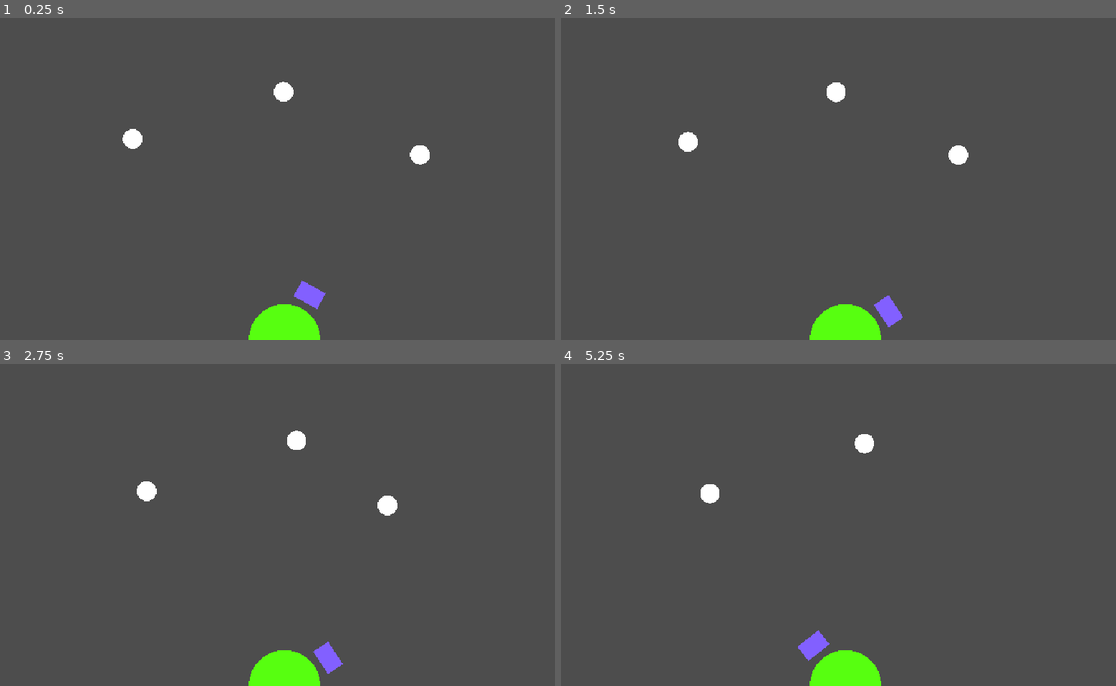
Above: before the commit, frames 1-4 (two rows, left to right).
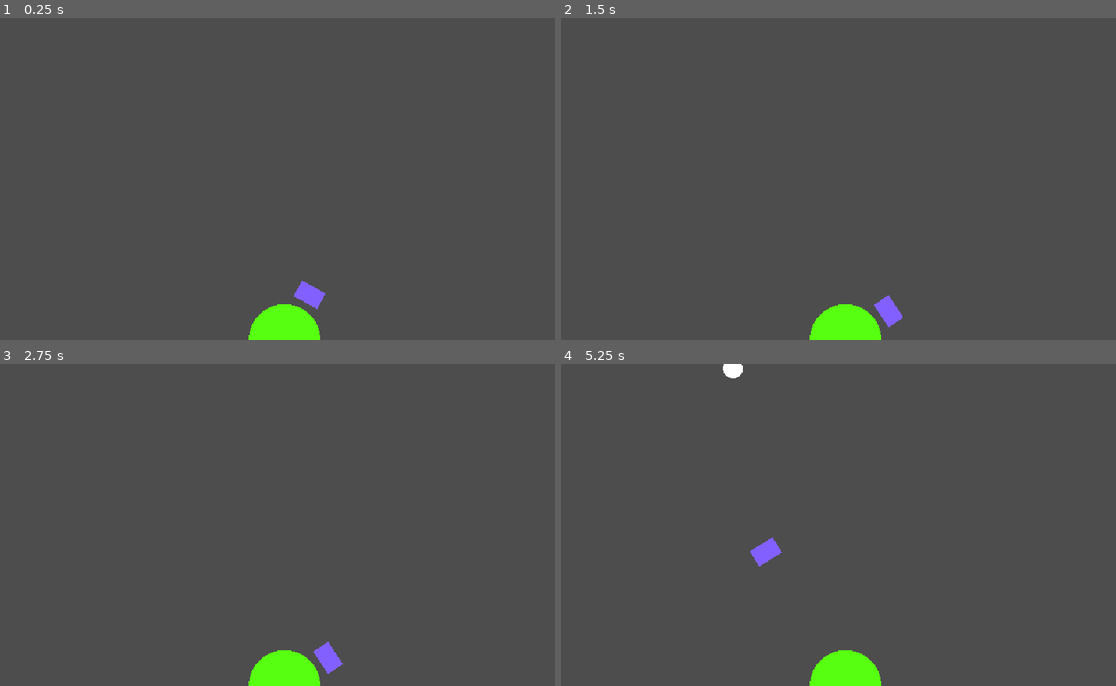
Above: after the commit, the same moments.

Repository: Dreamy-Sheeblings/frog
Game: Godot game, scene res://main/main.tscn
Two runs of this game, one before a commit and one after it. Both use one fixed random seed, a clock stepped at 60 frames per second and the inputs below.
Inputs:
- Up to frame 1 (0.25 s): no input
- Up to frame 2 (1.5 s): tap Enter (ui_accept) at 0.5, 0.77 s
- Up to frame 3 (2.75 s): tap Enter (ui_accept) at 1.52 s
- Up to frame 4 (5.25 s): tap Enter (ui_accept) at 3.02, 3.77, 4.52 s

The runs differ from the first frame. In frame 1, 0.5% of the frame differs, in the area x 22-78%, y 19-46%; in frame 2, 0.5%; in frame 3, 0.5%; in frame 4, 1.0%, in the area x 25-57%, y 0-93%.

Commit message:
feat: add insect spawner with flies

Diff:
--- a/characters/fly/fly.gd
+++ b/characters/fly/fly.gd
@@ -1,6 +1,9 @@
 class_name Fly
 extends Area2D
 
+@onready var state_timer := $StateTimer
+
+var alive: bool = false
 var base_radius := 20.0
 var radius_jitter := 5.0
 
@@ -13,30 +16,72 @@
 var phase_offset := 0.0
 var noise_seed_offset := 0.0
 
+enum States {
+	FLY_IN,
+	BUZZ,
+	FLY,
+	FLY_OUT,
+}
+
+var current_state = States.FLY_IN
+var fly_target: Vector2 = Vector2.ZERO
+var viewport_rect: Rect2
+
 func _ready() -> void:
 	randomize()
-	center = global_position
-	phase_offset = randf_range(0.0, TAU) # Random start angle
-	noise_seed_offset = randf_range(0.0, 1000.0) # Offset into the noise timeline
+
+	viewport_rect = get_viewport().get_visible_rect()
+	state_timer.timeout.connect(_on_mode_timer_timeout)
+	# Buzzing init
+	phase_offset = randf_range(0.0, TAU)
+	noise_seed_offset = randf_range(0.0, 1000.0)
 	noise.seed = randi()
 	noise.frequency = 0.8
 	noise.noise_type = FastNoiseLite.TYPE_SIMPLEX
+	# Flying into the screen
+	fly_target = Vector2(
+		randf_range(viewport_rect.position.x, viewport_rect.end.x),
+		randf_range(viewport_rect.position.y, viewport_rect.end.y - 120)
+	)
 
 func _process(delta: float) -> void:
+	if not alive:
+		center = global_position
+		alive = true
 
-	angle += delta * speed
+	else:
+		angle += delta * speed
+		var t := Time.get_ticks_msec() / 1000.0
 
-	var t := Time.get_ticks_msec() / 1000.0
+		match current_state:
+			States.FLY_IN:
+				center = center.move_toward(fly_target, 40 * delta)
+				if center.distance_to(fly_target) < 5.0:
+					current_state = States.BUZZ
+					_reset_timer()
+			States.FLY:
+				var to_target = fly_target - center
+				if to_target.length() < 5.0:
+					fly_target = Vector2(
+									randf_range(viewport_rect.position.x + 25, viewport_rect.end.x - 25),
+									randf_range(viewport_rect.position.y + 25, viewport_rect.end.y - 120)
+								)
+				else:
+					center += to_target.normalized() * 40 * delta
 
-	# Desynced noise
-	var jittered_radius = base_radius + noise.get_noise_1d(t + noise_seed_offset) * radius_jitter
+		var jittered_radius = base_radius + noise.get_noise_1d(t + noise_seed_offset) * radius_jitter
+		var offset_x = cos(angle + phase_offset) * jittered_radius
+		var offset_y = sin((angle + phase_offset) * 1.3) * jittered_radius * 0.6
+		var jitter = Vector2(randf_range(-1, 1), randf_range(-1, 1)) * 2.0
 
-	# Elliptical motion with desynced angle
-	var offset_x = cos(angle + phase_offset) * jittered_radius
-	var offset_y = sin((angle + phase_offset) * 1.3) * jittered_radius * 0.6
+		global_position = center + Vector2(offset_x, offset_y) + jitter
+		rotation = noise.get_noise_1d(t + 999 + noise_seed_offset) * 0.5
 
-	var jitter = Vector2(randf_range(-1, 1), randf_range(-1, 1)) * 2.0
+func _on_mode_timer_timeout() -> void:
+	# Toggle between BUZZ and FLY
+	current_state = States.FLY if current_state == States.BUZZ else States.BUZZ
+	_reset_timer()
 
-	global_position = center + Vector2(offset_x, offset_y) + jitter
-
-	rotation = noise.get_noise_1d(t + 999 + noise_seed_offset) * 0.5
+func _reset_timer() -> void:
+	state_timer.wait_time = randf_range(3.0, 5.0)
+	state_timer.start()
--- a/characters/fly/fly.tscn
+++ b/characters/fly/fly.tscn
@@ -12,6 +12,10 @@
 [node name="Fly" type="Area2D" groups=["edibles"]]
 script = ExtResource("1_w51ox")
 
+[node name="StateTimer" type="Timer" parent="."]
+wait_time = 5.0
+one_shot = true
+
 [node name="Sprite" type="MeshInstance2D" parent="."]
 mesh = SubResource("CapsuleMesh_v0pvl")
 
--- a/characters/frog/frog.gd
+++ b/characters/frog/frog.gd
@@ -1,6 +1,7 @@
 extends Node2D
 
 @onready var tongue = $Tongue
+@onready var tongue_cls = $Tongue/Cls
 
 var time: float = 0
 var original_position: Vector2
@@ -30,6 +31,7 @@
 func _process(delta: float) -> void:
 	match current_state:
 		States.SWAY:
+			tongue_cls.disabled = true
 			if Input.is_action_just_pressed("ui_accept"):
 				# Lock in the direction and prepare to shoot
 				shoot_direction = Vector2.UP.rotated(tongue.rotation)
@@ -40,6 +42,7 @@
 			tongue.rotation_degrees = angle_degrees
 
 		States.RELEASE_OUT:
+			tongue_cls.disabled = false
 			var move = shoot_direction * shoot_speed * delta
 			tongue.position += move
 			traveled_distance += move.length()
@@ -48,6 +51,7 @@
 				current_state = States.RELEASE_BACK
 
 		States.RELEASE_BACK:
+			tongue_cls.disabled = false
 			var to_origin = original_position - tongue.position
 			var move = to_origin.normalized() * return_speed * delta
 			if move.length() > to_origin.length():
--- /dev/null
+++ b/components/managers/insect_spawner/insects_spawner.gd
@@ -0,0 +1,25 @@
+extends Node
+
+@export var fly_scene: PackedScene
+
+const MARGIN := 15
+
+func _ready() -> void:
+	$Timer.timeout.connect(on_timer_timeout)
+
+func on_timer_timeout() -> void:
+	var viewport_rect = get_viewport().get_visible_rect()
+	var side = randi() % 3
+	var spawn_position = Vector2()
+
+	match side:
+		0:
+			spawn_position = Vector2(randf_range(viewport_rect.position.x, viewport_rect.end.x), -MARGIN)
+		1:
+			spawn_position = Vector2(-MARGIN, randf_range(viewport_rect.position.y, viewport_rect.end.y - 100))
+		2:
+			spawn_position = Vector2(viewport_rect.end.x + MARGIN, randf_range(viewport_rect.position.y, viewport_rect.end.y - 100))
+
+	var fly_instance = fly_scene.instantiate() as Node2D
+	get_parent().add_child(fly_instance)
+	fly_instance.global_position = spawn_position
--- /dev/null
+++ b/components/managers/insect_spawner/insects_spawner.tscn
@@ -0,0 +1,12 @@
+[gd_scene load_steps=3 format=3 uid="uid://bwpk101n37afm"]
+
+[ext_resource type="Script" uid="uid://dxw56ks5jnlgr" path="res://components/managers/insect_spawner/insects_spawner.gd" id="1_1pdku"]
+[ext_resource type="PackedScene" uid="uid://cxodetp2amu0b" path="res://characters/fly/fly.tscn" id="2_5fo2e"]
+
+[node name="InsectsSpawner" type="Node"]
+script = ExtResource("1_1pdku")
+fly_scene = ExtResource("2_5fo2e")
+
+[node name="Timer" type="Timer" parent="."]
+wait_time = 5.0
+autostart = true
--- a/main/main.tscn
+++ b/main/main.tscn
@@ -1,18 +1,11 @@
 [gd_scene load_steps=3 format=3 uid="uid://bug1l8g3cbkep"]
 
 [ext_resource type="PackedScene" uid="uid://c1ljkia4u5wil" path="res://characters/frog/frog.tscn" id="1_53q0u"]
-[ext_resource type="PackedScene" uid="uid://cxodetp2amu0b" path="res://characters/fly/fly.tscn" id="2_pjrb6"]
+[ext_resource type="PackedScene" uid="uid://bwpk101n37afm" path="res://components/managers/insect_spawner/insects_spawner.tscn" id="1_pjrb6"]
 
-[node name="Main" type="Node2D"]
+[node name="Main" type="Node"]
+
+[node name="InsectsSpawner" parent="." instance=ExtResource("1_pjrb6")]
 
 [node name="Frog" parent="." instance=ExtResource("1_53q0u")]
 position = Vector2(320, 360)
-
-[node name="Fly" parent="." instance=ExtResource("2_pjrb6")]
-position = Vector2(162, 147)
-
-[node name="Fly2" parent="." instance=ExtResource("2_pjrb6")]
-position = Vector2(457, 144)
-
-[node name="Fly3" parent="." instance=ExtResource("2_pjrb6")]
-position = Vector2(332, 91)
Not shown, added: components/managers/insect_spawner/insects_spawner.gd.uid
